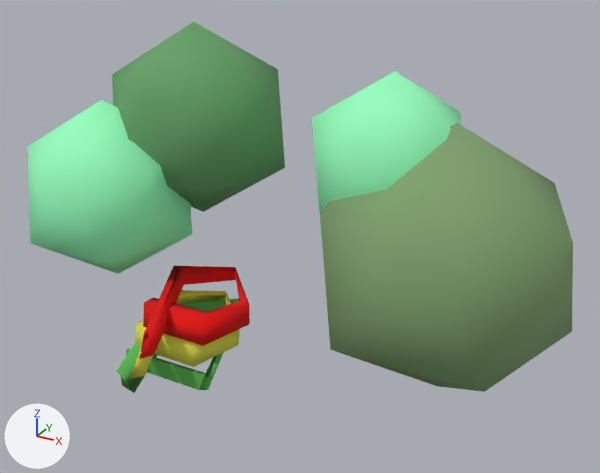
Before and after pictures for a commit that changed the glTF model src/assets/3d/tree_building10.glb.
Rendered twice from a 50 mm camera at (4.99, -5.4, 6.06) aimed at (1.08, 1.72, 2.5). Lighting does not change. The marker at lower left points along +X, +Y and +Z. Where no turn or scale is listed for an object, it has been applied to the vertices. Vertices at the same position are counted once.

The first picture shows 'ทรงกลม Ico', 'ทรงกลม Ico.001', 'ทรงกลม Ico.002', 'ทรงกลม Ico.003', 'ลูกบาศก์', 'ลูกบาศก์.001', 'ลูกบาศก์.002'.
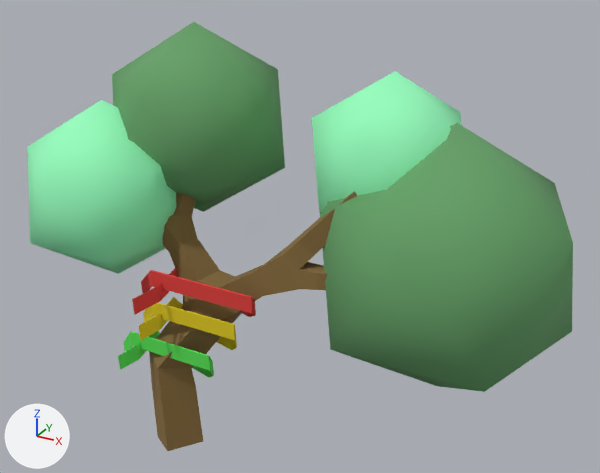
Commit message: fix all tree

The change, as a diff of the scene's bpy script:
```diff
--- a/src/assets/3d/tree_building10.glb.py
+++ b/src/assets/3d/tree_building10.glb.py
@@ mat_ว_สด__004 @@
 mat_ว_สด__004 = principled_material('วัสดุ.004')
-mat_ว_สด__004.base_color = (0.216, 0.357, 0.157)  # green #80a16e
+mat_ว_สด__004.base_color = (0.133, 0.356, 0.138)  # green #66a168
 mat_ว_สด__004.roughness = 1.0
@@ mat_ว_สด__006 @@
 mat_ว_สด__006 = principled_material('วัสดุ.006')
-mat_ว_สด__006.base_color = (0.8, 0.772, 0.0775)  # yellow #e7e44f
+mat_ว_สด__006.base_color = (0.8, 0.63, 0.00787)  # yellow #e7d016
 mat_ว_สด__006.roughness = 1.0
@@ me_ล_กบาศก @@
-me_ล_กบาศก.from_pydata(...)  # 24 vertices, 44 faces; spans x -0.406..0.651, y -0.801..0.691, z -0.162..0.324
+me_ล_กบาศก.from_pydata(...)  # 36 vertices, 68 faces; spans x -1.398..1.0, y -7.168..1.0, z -77.064..35.797
+# me_ล_กบาศก part 1: the whole mesh is rebuilt
+# me_ล_กบาศก part 2: the surface is now shaded flat
 me_ล_กบาศก.materials.append(mat_ว_สด__006)
@@ me_ล_กบาศก__005 @@
 # used by ob_ล_กบาศก__001; location = (0.04, 0.578, 1.168); rotation_euler = (1.624, 0.0, 0.0), in degrees (93, 0, 0); scale = (0.551, 0.113, 0.0244)
-me_ล_กบาศก__005.from_pydata(...)  # 20 vertices, 36 faces; spans x -0.9..1.2, y -1.5..3.6, z -48.0..12.6
-me_ล_กบาศก__005.materials.append(mat_ว_สด__010)  # green #5fbb55
+me_ล_กบาศก__005.from_pydata(...)  # 36 vertices, 68 faces; spans x -1.4..1.0, y -7.2..1.0, z -77.1..35.8
+# me_ล_กบาศก__005 part 3: the whole mesh is rebuilt
+# me_ล_กบาศก__005 part 4: the surface is now shaded flat
+me_ล_กบาศก__005.materials.append(mat_ว_สด__005)  # red #e7403d
@@ me_ล_กบาศก__006 @@
-me_ล_กบาศก__006.from_pydata(...)  # 24 vertices, 44 faces; spans x -0.4..0.65, y -0.81..0.7, z -0.18..0.34
-me_ล_กบาศก__006.materials.append(mat_ว_สด__011)  # red #e70600
+me_ล_กบาศก__006.from_pydata(...)  # 36 vertices, 68 faces; spans x -1.4..1.0, y -7.17..1.0, z -77.06..35.8
+# me_ล_กบาศก__006 part 5: the whole mesh is rebuilt
+# me_ล_กบาศก__006 part 6: the surface is now shaded flat
+me_ล_กบาศก__006.materials.append(mat_ว_สด__007)  # green #5ae758
@@ me_cube @@
+me_cube.from_pydata(...)  # 150 vertices, 296 faces; spans x -0.7..0.29, y -1.01..2.57, z -0.04..3.39
+me_cube.materials.append(mat_material)  # brown #866b3d
@@ ob_cube @@
-ob_cube = bpy.data.objects.new('Cube', None)
+ob_cube = bpy.data.objects.new('Cube', me_cube)
 ob_cube.location = (-0.022, 0.846, 0.051)
@@ ob_ล_กบาศก @@
 ob_ล_กบาศก = bpy.data.objects.new('ลูกบาศก์', me_ล_กบาศก)
-ob_ล_กบาศก.location = (0.04, 0.93, 1.44)
+ob_ล_กบาศก.location = (0.33, 0.747, 1.765)
+ob_ล_กบาศก.rotation_euler = (1.643, 0.0, 0.0)  # degrees (94, 0, 0)
+ob_ล_กบาศก.scale = (0.526, 0.0938, 0.00788)
@@ ob_ล_กบาศก__001 @@
 ob_ล_กบาศก__001 = bpy.data.objects.new('ลูกบาศก์.001', me_ล_กบาศก__005)
-ob_ล_กบาศก__001.location = (0.04, 0.578, 1.168)
-ob_ล_กบาศก__001.rotation_euler = (1.624, 0.0, 0.0)  # degrees (93, 0, 0)
-ob_ล_กบาศก__001.scale = (0.551, 0.113, 0.0244)
+ob_ล_กบาศก__001.location = (0.452, 0.747, 2.135)
+ob_ล_กบาศก__001.rotation_euler = (1.643, 0.0, 0.0)  # degrees (94, 0, 0)
+ob_ล_กบาศก__001.scale = (0.624, 0.094, 0.0105)
@@ ob_ล_กบาศก__002 @@
 ob_ล_กบาศก__002 = bpy.data.objects.new('ลูกบาศก์.002', me_ล_กบาศก__006)
-ob_ล_กบาศก__002.location = (0.182, 0.93, 1.744)
+ob_ล_กบาศก__002.location = (0.0, 0.747, 1.297)
+ob_ล_กบาศก__002.rotation_euler = (1.643, 0.0, 0.0)  # degrees (94, 0, 0)
+ob_ล_กบาศก__002.scale = (0.526, 0.0938, 0.00788)
```

What differs and where, as boxes (x1, y1, x2, y2) in the pictures (600 x 473 px):
'ทรงกลม Ico.003', recoloured
    both: (320, 123, 573, 392)
'Cube', now drawn (brown)
    after: (149, 191, 357, 451)
'ลูกบาศก์.002', reshaped, moved, turned, rescaled
    before: (140, 266, 250, 359)
    after: (118, 331, 214, 378)
'ลูกบาศก์.001', reshaped, moved, turned, rescaled
    before: (117, 298, 239, 393)
    after: (132, 267, 256, 317)
'ลูกบาศก์', recoloured, reshaped, moved, turned, rescaled
    before: (130, 290, 240, 379)
    after: (139, 297, 237, 350)
part 1 of me_ล_กบาศก, built on
    before: (130, 290, 240, 379)
    after: (139, 297, 237, 350)
part 3 of me_ล_กบาศก__005, built on
    before: (117, 298, 239, 393)
    after: (132, 267, 256, 317)
part 5 of me_ล_กบาศก__006, built on
    before: (140, 266, 250, 359)
    after: (118, 331, 214, 378)
